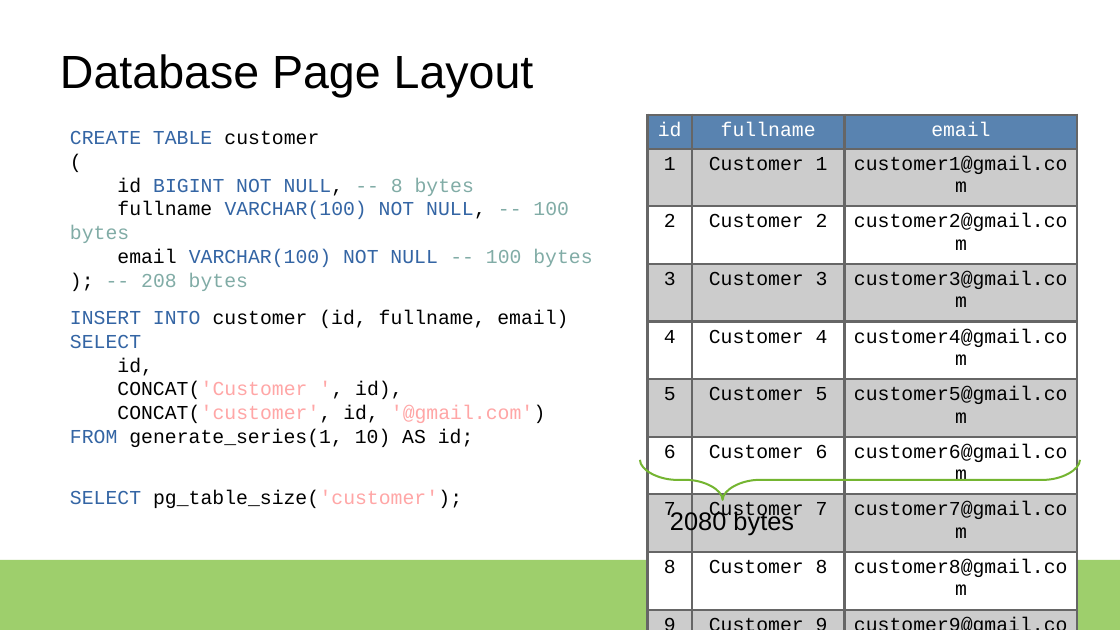
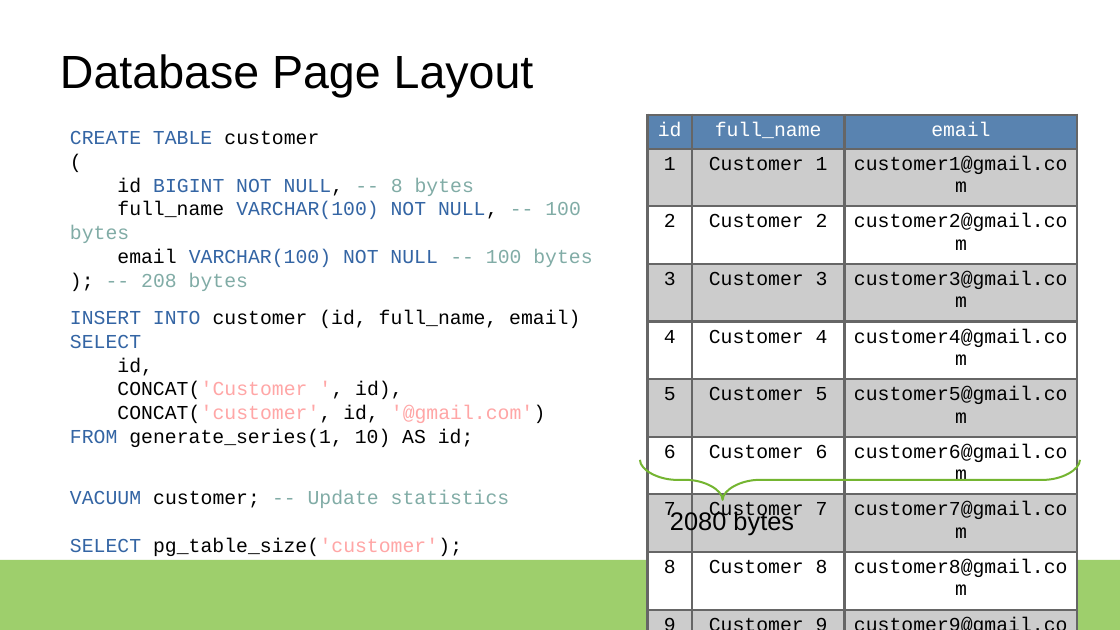
Before and after one commit to rsibanez89/postgres-indexing, a slide deck: slide 3 of Presentation.odp (slide 4 before the commit). Drawn at 1120x630 pixels with LibreOffice and Linux fonts; fonts in the diff are those of the drawing. Boxes give left, top, right and bottom in pixels: in the first picture for what was removed or moved away, otherwise in the second. Text is boxed around its words. In the diff, an @@ line names an element or a change of style, - is before the commit and + after.

```diff
--- a/Presentation.odp
+++ b/Presentation.odp
@@ table at bbox=[647, 115, 1077, 581] @@
-row 1, column 2: fullname
+row 1, column 2: full_name
@@ text at bbox=[70, 201, 581, 243]: text changed @@
-fullname VARCHAR(100) NOT NULL, -- 100 bytes
+full_name VARCHAR(100) NOT NULL, -- 100 bytes
@@ text at bbox=[70, 310, 580, 328]: text changed @@
-INSERT INTO customer (id, fullname, email)
+INSERT INTO customer (id, full_name, email)
@@ text at bbox=[70, 490, 510, 508]: paragraph added @@
+VACUUM customer; -- Update statistics
```
Also in this commit, not shown: 5 other slides changed, 2 slides added, 1 slide removed, 8 other files.
